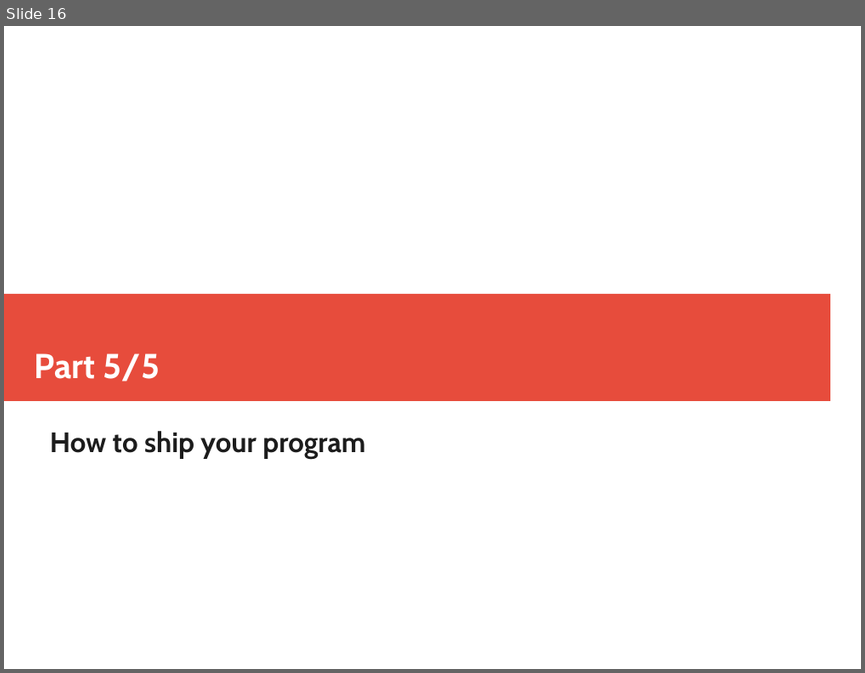
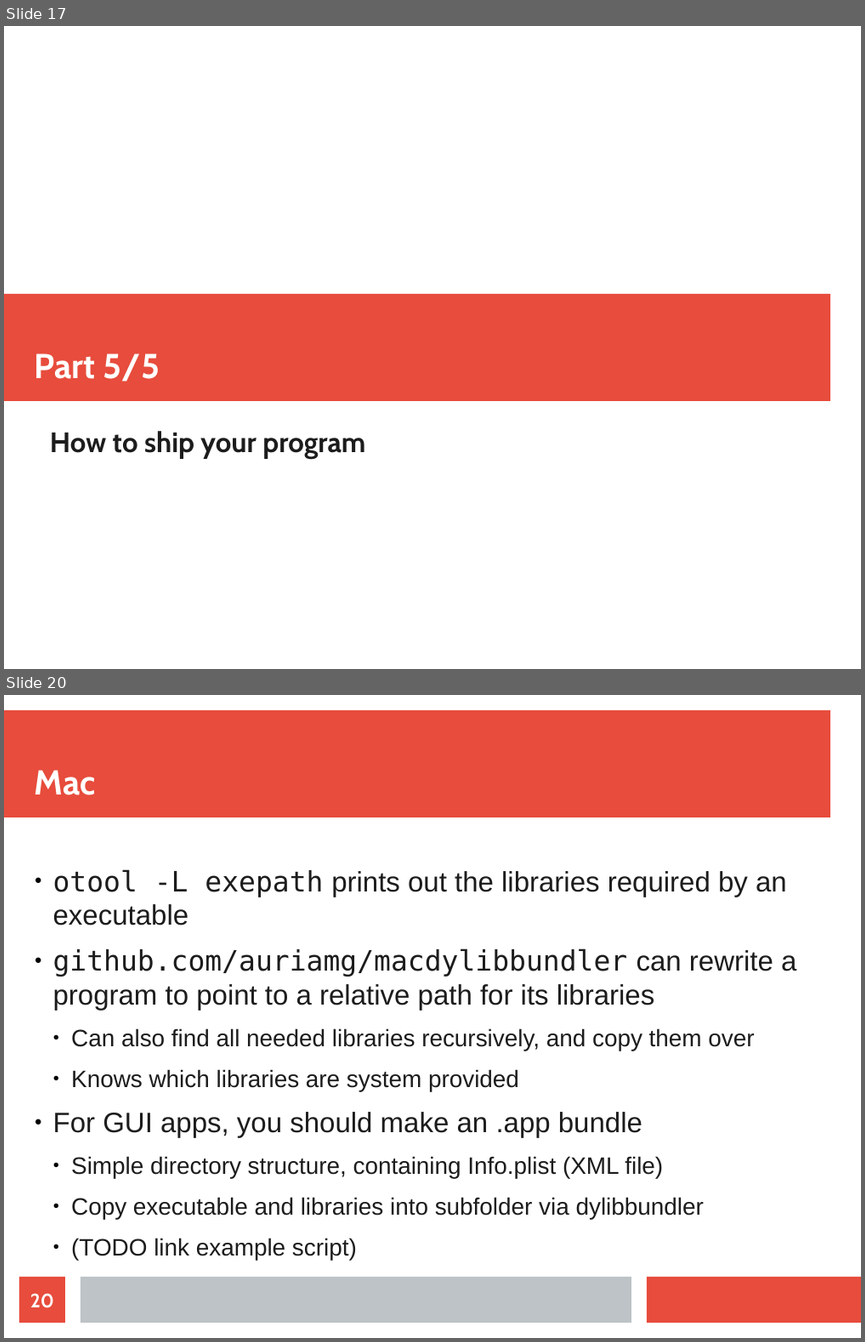
Before and after one commit to mtolly/haskell-c-talk, a slide deck: presentation.odp. Shown one above the other, each under a label of ours: slide 16 before the commit, slides 17 and 20 after it; the slides between them are not shown. The pictures are 865x673 and 865x1342 pixels, drawn with LibreOffice and Linux fonts; fonts in the diff are those of the drawing. Boxes give left, top, right and bottom in pixels: in the first picture for what was removed or moved away, otherwise in the second. Text is boxed around its words. In the diff, an @@ line names an element or a change of style, - is before the commit and + after.

```diff
--- a/presentation.odp
+++ b/presentation.odp
@@ slide 20 added at (x1=4, y1=695, x2=861, y2=1338), background #FFFFFF @@
@@ rectangle added at (x1=4, y1=710, x2=830, y2=818), fill #E74C3C @@
@@ title added at (x1=35, y1=770, x2=96, y2=795), 32 pt, text #FFFFFF, bold @@
+Mac
@@ text added at (x1=53, y1=869, x2=796, y2=1259), 22 pt, text #1C1C1C @@
+● otool -L exepath prints out the libraries required by an executable
+● github.com/auriamg/macdylibbundler can rewrite a program to point to a relative path for its libraries
+  ● Can also find all needed libraries recursively, and copy them over
+  ● Knows which libraries are system provided
+● For GUI apps, you should make an .app bundle
+  ● Simple directory structure, containing Info.plist (XML file)
+  ● Copy executable and libraries into subfolder via dylibbundler
+  ● (TODO link example script)
@@ page number added at (x1=19, y1=1276, x2=65, y2=1322), fill #E74C3C, 18 pt, text #FFFFFF, bold @@
+20
@@ rectangle added at (x1=80, y1=1276, x2=631, y2=1322), fill #BDC3C7 @@
@@ rectangle added at (x1=647, y1=1276, x2=861, y2=1322), fill #E74C3C @@
@@ what was slide 16 is now slide 17 @@
```
Also in this commit, not shown: 1 slide changed, 4 other slides added.
